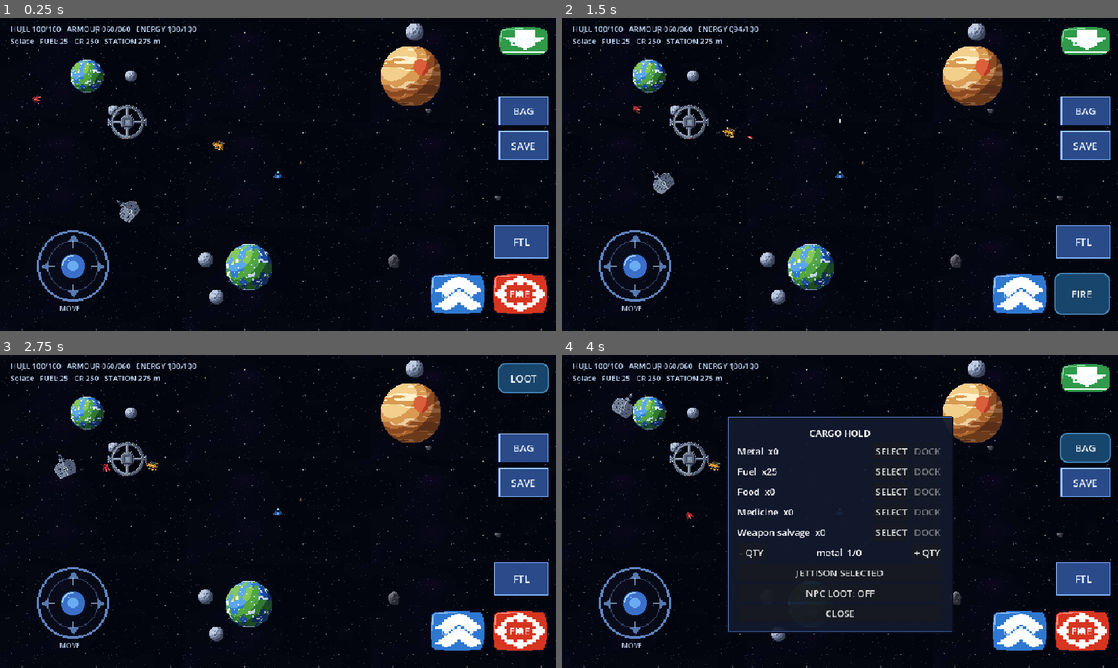
Above: before the commit, frames 1-4 (two rows, left to right).
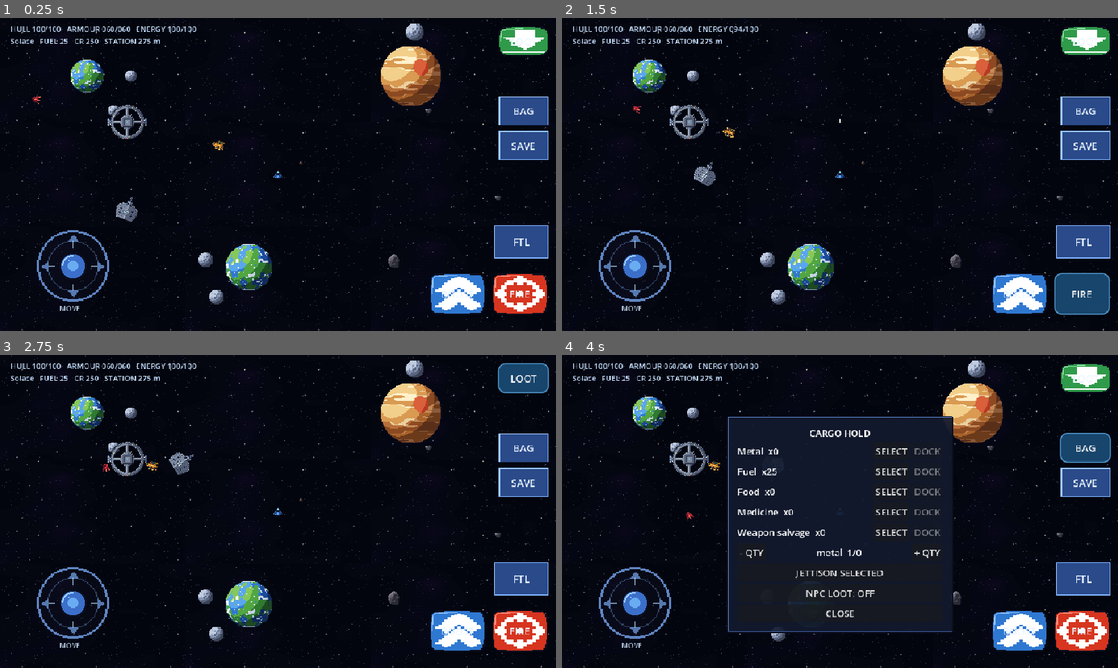
Above: after the commit, the same moments.

Repository: DARTVADER1-DROID/Star-Forge
Game: Godot game, scene res://scenes/main.tscn
Two runs of this game, one before a commit and one after it. Both use one fixed random seed, a clock stepped at 60 frames per second and the inputs below.
Inputs:
- Up to frame 1 (0.25 s): no input
- Up to frame 2 (1.5 s): click "BOOST" at 0.5 s; click "FIRE" at 1.25 s
- Up to frame 3 (2.75 s): click "LOOT" at 2 s
- Up to frame 4 (4 s): click "FTL" at 2.75 s; click "BAG" at 3.5 s

The runs differ from the first frame. In frame 1, 0.2% of the frame differs, in the area x 20-26%, y 57-66%; in frame 2, 0.4%, in the area x 16-35%, y 37-57%; in frame 3, 0.4%; in frame 4, 0.2%.

Commit message:
Harden galaxy touch gestures and station no-fire zones

Diff:
--- a/scripts/combat/projectile.gd
+++ b/scripts/combat/projectile.gd
@@ -10,6 +10,9 @@
 var active := false
 var _age := 0.0
 var _sprite: Sprite2D
+var _safe_zone_enabled := false
+var _safe_zone_center := Vector2.ZERO
+var _safe_zone_radius := 0.0
 
 func _ready() -> void:
     var shape := CircleShape2D.new()
@@ -30,7 +33,9 @@
     travel_direction: Vector2,
     fired_by_player: bool,
     projectile_damage: float,
-    projectile_speed: float
+    projectile_speed: float,
+    safe_zone_center: Vector2 = Vector2.ZERO,
+    safe_zone_radius: float = 0.0
 ) -> void:
     global_position = spawn_position
     direction = travel_direction.normalized()
@@ -38,6 +43,9 @@
     collision_mask = 1 if from_player else 2
     damage = projectile_damage
     speed = projectile_speed
+    _safe_zone_enabled = not fired_by_player and safe_zone_radius > 0.0
+    _safe_zone_center = safe_zone_center
+    _safe_zone_radius = safe_zone_radius
     _age = 0.0
     if is_instance_valid(_sprite):
         var texture_name := "proj_laser_blue.png" if from_player else "proj_laser_red.png"
@@ -63,6 +71,8 @@
         deactivate()
         return
     global_position += direction * speed * delta
+    if _safe_zone_enabled and global_position.distance_to(_safe_zone_center) <= _safe_zone_radius:
+        deactivate()
 
 func _on_body_entered(body: Node2D) -> void:
     if not active:
--- a/scripts/combat/projectile_pool.gd
+++ b/scripts/combat/projectile_pool.gd
@@ -21,11 +21,13 @@
     direction: Vector2,
     fired_by_player: bool,
     damage: float,
-    speed: float
+    speed: float,
+    safe_zone_center: Vector2 = Vector2.ZERO,
+    safe_zone_radius: float = 0.0
 ) -> bool:
     for projectile: SpaceProjectile in _projectiles:
         if not projectile.active:
-            projectile.activate(spawn_position,direction,fired_by_player,damage,speed)
+            projectile.activate(spawn_position,direction,fired_by_player,damage,speed,safe_zone_center,safe_zone_radius)
             return true
     return false
 
--- a/scripts/npc/npc_ship.gd
+++ b/scripts/npc/npc_ship.gd
@@ -124,7 +124,7 @@
     if _fire_timer > 0.0 or energy < 8.0 or not is_instance_valid(projectile_pool):
         return
     var direction_to_target := (target.global_position-global_position).normalized()
-    if not projectile_pool.spawn(global_position,direction_to_target,false,8.0,230.0):
+    if not projectile_pool.spawn(global_position,direction_to_target,false,8.0,230.0,station_position,station_safety_radius):
         return
     energy -= 8.0
     _fire_timer = weapon_cooldown
--- a/scripts/ui/galaxy_map.gd
+++ b/scripts/ui/galaxy_map.gd
@@ -16,9 +16,12 @@
 var selected_system_id := ""
 var _pan_offset := Vector2.ZERO
 var _zoom := 1.0
+var _touch_positions: Dictionary = {}
 var _active_touch := -1
 var _last_touch_position := Vector2.ZERO
 var _touch_moved := false
+var _pinch_distance := 0.0
+var _pinch_midpoint := Vector2.ZERO
 
 func _ready() -> void:
     mouse_filter = Control.MOUSE_FILTER_STOP
@@ -86,24 +89,51 @@
     if event is InputEventScreenTouch:
         var touch := event as InputEventScreenTouch
         if touch.pressed:
-            _active_touch = touch.index
-            _last_touch_position = touch.position
-            _touch_moved = false
+            _touch_positions[touch.index] = touch.position
+            if _touch_positions.size() == 1:
+                _active_touch = touch.index
+                _last_touch_position = touch.position
+                _touch_moved = false
+            elif _touch_positions.size() == 2:
+                var points: Array = _touch_positions.values()
+                _pinch_distance = (points[0] as Vector2).distance_to(points[1] as Vector2)
+                _pinch_midpoint = ((points[0] as Vector2)+(points[1] as Vector2))*0.5
             accept_event()
-        elif touch.index == _active_touch:
-            if not _touch_moved:
+        else:
+            if touch.index == _active_touch and _touch_positions.size() == 1 and not _touch_moved:
                 _select_system_at((touch.position-_pan_offset)/_zoom)
+            _touch_positions.erase(touch.index)
+            if _touch_positions.size() < 2:
+                _pinch_distance = 0.0
             _active_touch = -1
+            if _touch_positions.size() == 1:
+                var remaining: Vector2 = _touch_positions.values()[0]
+                _active_touch = int(_touch_positions.keys()[0])
+                _last_touch_position = remaining
+                _touch_moved = true
             accept_event()
     elif event is InputEventScreenDrag:
         var drag := event as InputEventScreenDrag
-        if drag.index == _active_touch:
+        if not _touch_positions.has(drag.index):
+            return
+        _touch_positions[drag.index] = drag.position
+        if _touch_positions.size() >= 2:
+            var points: Array = _touch_positions.values()
+            var midpoint := ((points[0] as Vector2)+(points[1] as Vector2))*0.5
+            var distance := (points[0] as Vector2).distance_to(points[1] as Vector2)
+            if _pinch_distance > 1.0 and distance > 1.0:
+                set_zoom(_zoom*distance/_pinch_distance,_pinch_midpoint)
+            pan_by(midpoint-_pinch_midpoint)
+            _pinch_distance = distance
+            _pinch_midpoint = midpoint
+            _touch_moved = true
+        elif drag.index == _active_touch:
             var movement := drag.position-_last_touch_position
             if movement.length() > 2.0:
                 _touch_moved = true
                 pan_by(movement)
             _last_touch_position = drag.position
-            accept_event()
+        accept_event()
     elif event is InputEventMagnifyGesture:
         var gesture := event as InputEventMagnifyGesture
         set_zoom(_zoom*gesture.factor,gesture.position)
--- a/tests/test_runner.gd
+++ b/tests/test_runner.gd
@@ -19,7 +19,7 @@
     _test_map_graph(failures)
     _test_system_map(failures)
     _test_save_round_trip(failures)
-    _test_main_scene(failures)
+    await _test_main_scene(failures)
 
     if failures.is_empty():
         print("All Star Forge Godot tests passed.")
@@ -100,6 +100,13 @@
     pirate.position = Vector2(160,100)
     if pirate.can_engage_target():
         failures.append("Pirates must not fire at docked station traffic.")
+    var projectile_script: Script = load("res://scripts/combat/projectile.gd")
+    var shot := projectile_script.new() as SpaceProjectile
+    shot.activate(Vector2(150,0),Vector2.LEFT,false,8.0,230.0,Vector2.ZERO,118.0)
+    shot._physics_process(0.2)
+    if shot.active:
+        failures.append("NPC projectiles must be removed when they enter the station safe zone.")
+    shot.free()
     hauler.free()
     pirate.free()
 
